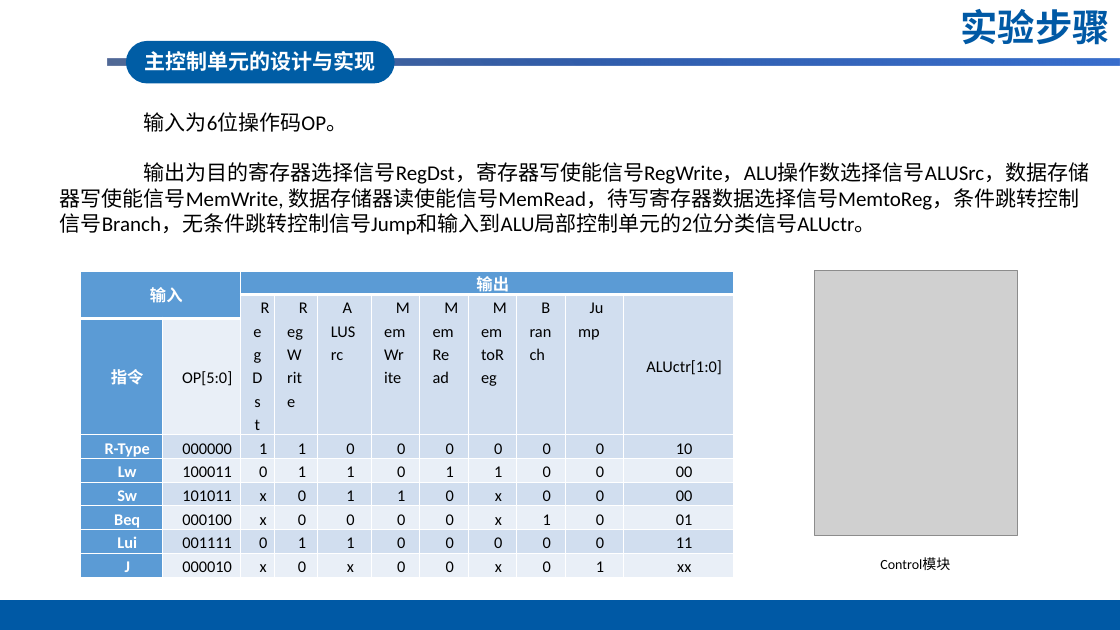
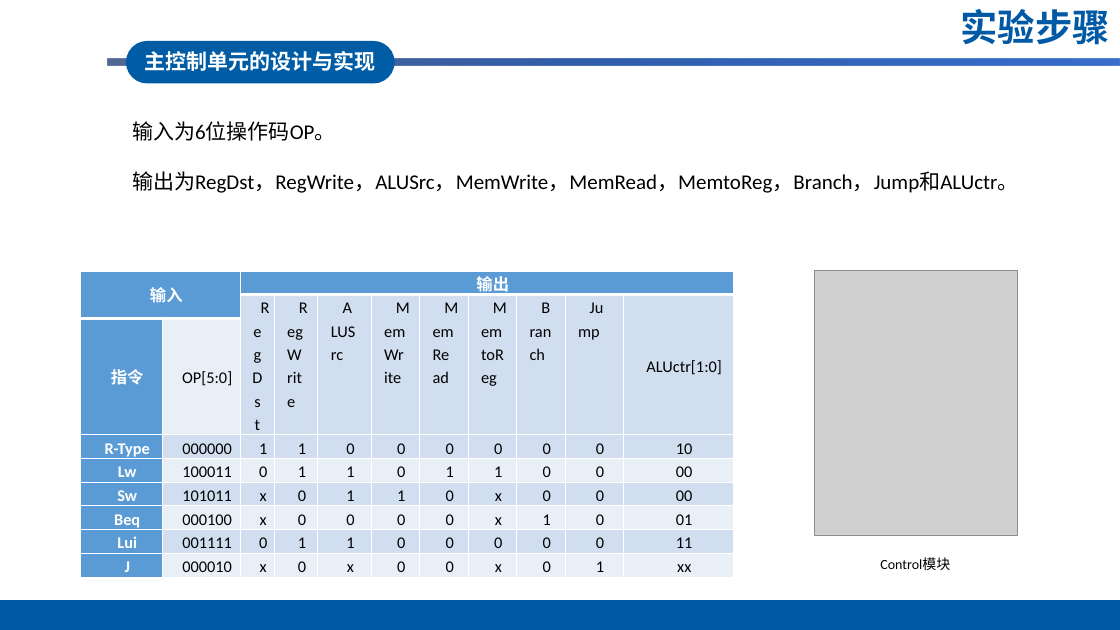
Before and after one commit to itungsten/Computer-Organization, a slide deck: slide 10 of 答辩PPT.pptx. Drawn at 1120x630 pixels with LibreOffice and Linux fonts; fonts in the diff are those of the drawing; grey boxes stand for pictures; background and template pictures are left out. Boxes give left, top, right and bottom in pixels: in the first picture for what was removed or moved away, otherwise in the second. Text is boxed around its words. In the diff, an @@ line names an element or a change of style, - is before the commit and + after.

```diff
--- a/答辩PPT.pptx
+++ b/答辩PPT.pptx
@@ text "输入为6位操作码OP。": place and size @@
-text "输入为6位操作码OP。" at [60,112,1090,235]
+text "输入为6位操作码OP。" at [132,121,1018,193]
@@ text at [132,171,1018,193]: text changed @@
-输出为目的寄存器选择信号RegDst，寄存器写使能信号RegWrite，ALU操作数选择信号ALUSrc，数据存储器写使能信号MemWrite, 数据存储器读使能信号MemRead，待写寄存器数据选择信号MemtoReg，条件跳转控制信号Branch，无条件跳转控制信号Jump和输入到ALU局部控制单元的2位分类信号ALUctr。
+输出为RegDst，RegWrite，ALUSrc，MemWrite，MemRead，MemtoReg，Branch，Jump和ALUctr。
```
Also in this commit, not shown: 6 other slides changed.
